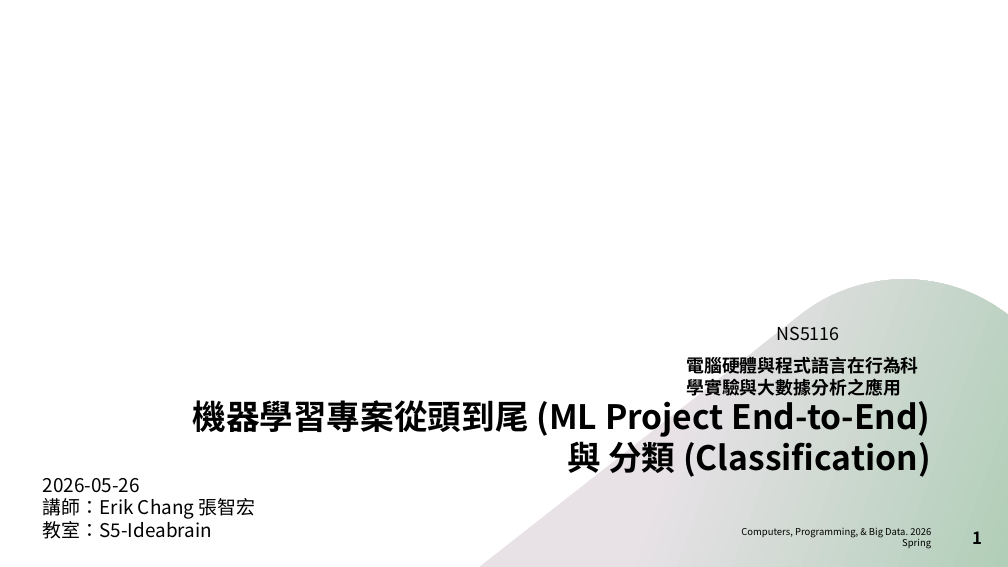
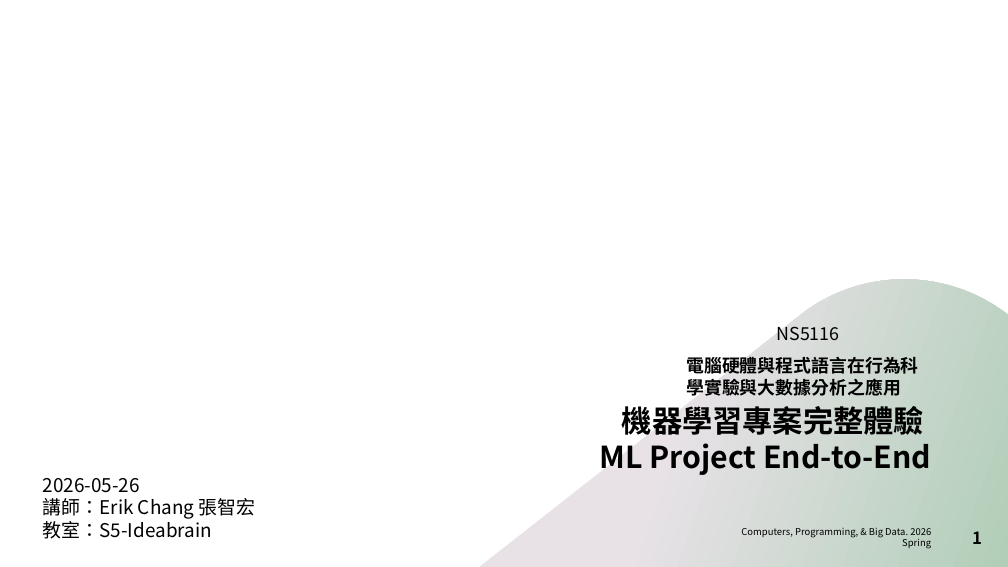
Before and after one commit to audachang/ncu-compneuro-2026-spring, a slide deck: slide 1 of week-15-machine_learning_endtoend/week-15-ML-end-to-end-zh.pptx. Drawn at 1008x567 pixels with LibreOffice and Linux fonts; fonts in the diff are those of the drawing; background and template pictures are left out. Boxes give left, top, right and bottom in pixels: in the first picture for what was removed or moved away, otherwise in the second. Text is boxed around its words. In the diff, an @@ line names an element or a change of style, - is before the commit and + after.

```diff
--- a/week-15-machine_learning_endtoend/week-15-ML-end-to-end-zh.pptx
+++ b/week-15-machine_learning_endtoend/week-15-ML-end-to-end-zh.pptx
@@ title at box(599, 401, 931, 475): text changed; size 32 to 28.8 pt @@
-機器學習專案從頭到尾 (ML Project End-to-End) 與 分類 (Classification)
+機器學習專案完整體驗
+ML Project End-to-End
```
Also in this commit, not shown: 23 other slides changed, 30 slides removed, 2 other files.
